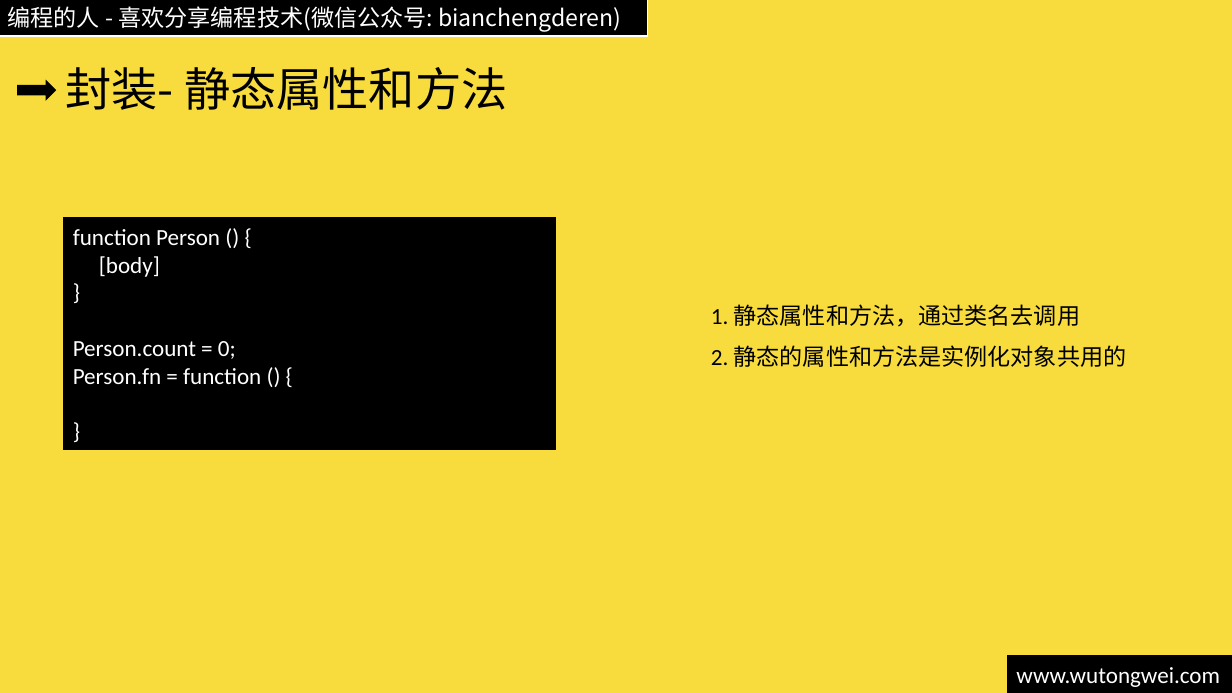
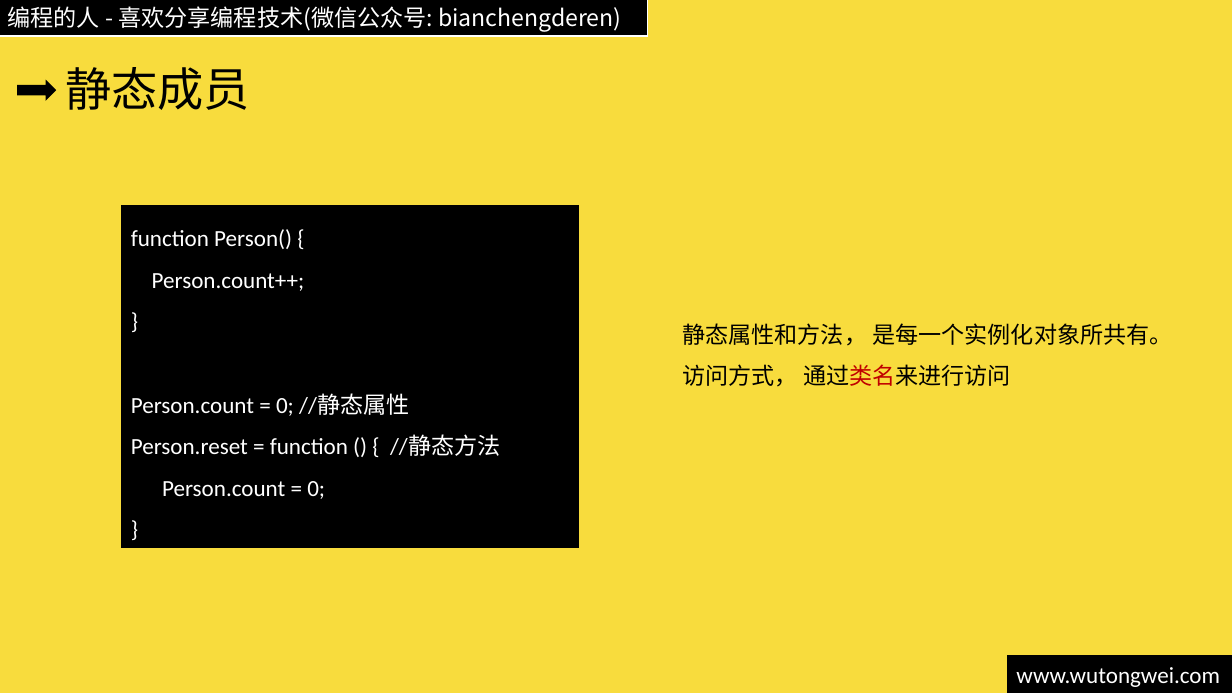
Before and after one commit to willculture/training, a slide deck: slide 20 of ppt/front-end/Javascript 面向对象.pptx (slide 10 before the commit). Drawn at 1232x693 pixels with LibreOffice and Linux fonts; fonts in the diff are those of the drawing. Boxes give left, top, right and bottom in pixels: in the first picture for what was removed or moved away, otherwise in the second. Text is boxed around its words. In the diff, an @@ line names an element or a change of style, - is before the commit and + after.

```diff
--- a/ppt/front-end/Javascript 面向对象.pptx
+++ b/ppt/front-end/Javascript 面向对象.pptx
@@ title at bbox=[65, 67, 250, 110]: text changed @@
-封装- 静态属性和方法
+静态成员
@@ rectangle "function Person() {": place and size @@
-rectangle "function Person() {" at bbox=[64, 218, 555, 449]
+rectangle "function Person() {" at bbox=[122, 205, 579, 547]
@@ text in rectangle at bbox=[131, 229, 305, 291]: text changed @@
-function Person () {
-[body]
+function Person() {
+Person.count++;
@@ text at bbox=[682, 323, 1172, 387]: text changed @@
-1. 静态属性和方法，通过类名去调用
-2. 静态的属性和方法是实例化对象共用的
+静态属性和方法， 是每一个实例化对象所共有。
+访问方式， 通过类名来进行访问
@@ text in rectangle at bbox=[73, 368, 261, 384]: paragraph removed @@
-Person.fn = function () {
@@ text in rectangle at bbox=[131, 393, 501, 456]: paragraphs added @@
+Person.count = 0; //静态属性
+Person.reset = function () { //静态方法
@@ text in rectangle at bbox=[162, 481, 325, 499]: line spacing 1 to 1.5 @@
```
Also in this commit, not shown: 5 other slides changed, 23 slides added, 9 slides removed, 3 other files.
